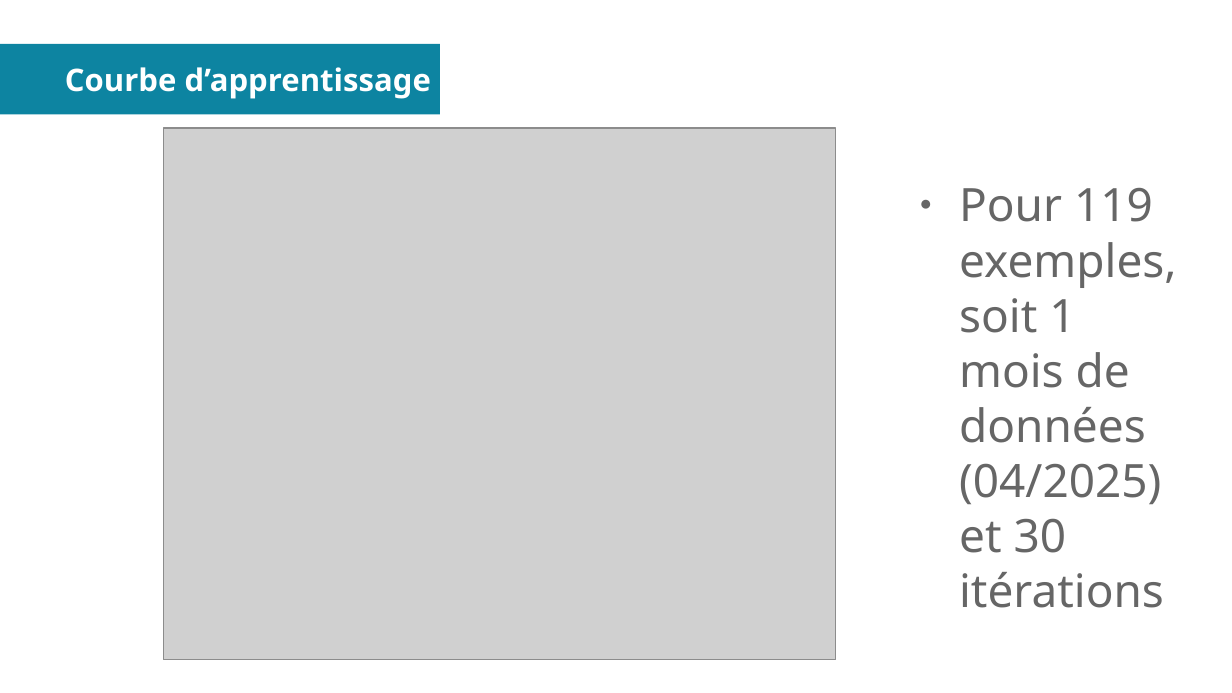
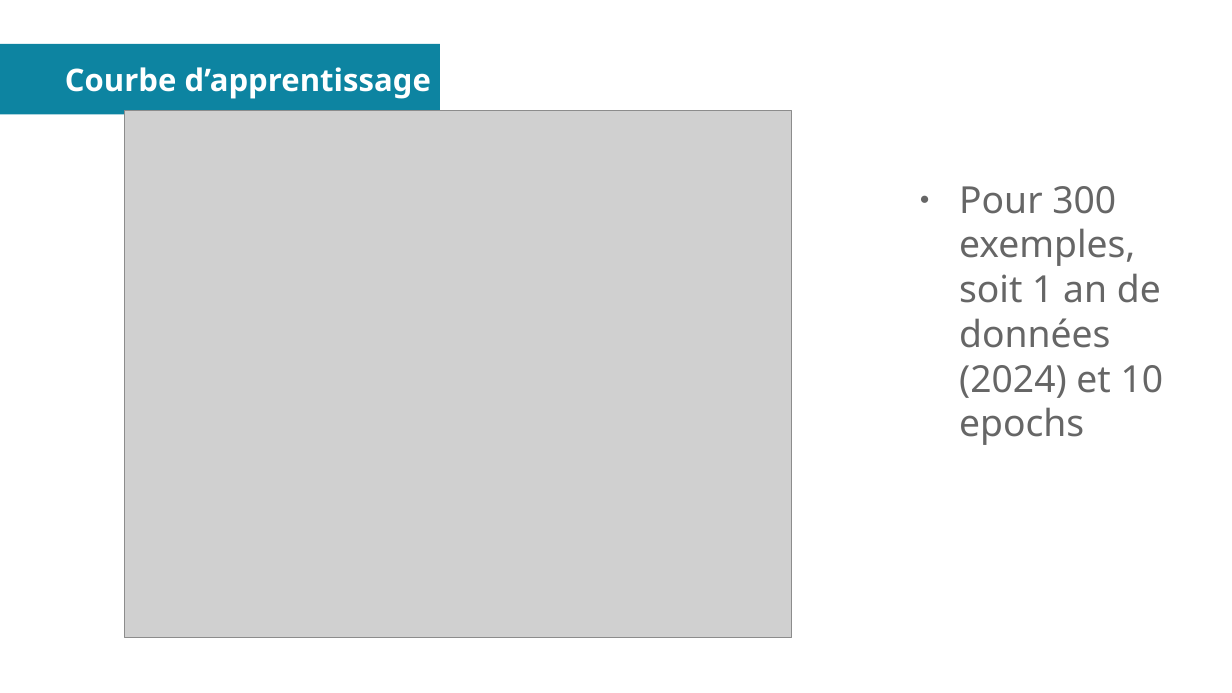
Before and after one commit to ngasnier/PIFOCast, a slide deck: slide 13 of doc/presentation fr.odp. Drawn at 1232x693 pixels with LibreOffice and Linux fonts; fonts in the diff are those of the drawing; grey boxes stand for pictures. Boxes give left, top, right and bottom in pixels: in the first picture for what was removed or moved away, otherwise in the second. Text is boxed around its words. In the diff, an @@ line names an element or a change of style, - is before the commit and + after.

```diff
--- a/doc/presentation fr.odp
+++ b/doc/presentation fr.odp
@@ picture: place and size @@
-picture at bbox=[163, 129, 836, 661]
+picture at bbox=[125, 111, 793, 638]
@@ text at bbox=[959, 186, 1164, 445]: text changed; size 29.6 to 24 pt @@
-● Pour 119 exemples, soit 1 mois de données (04/2025) et 30 itérations
+● Pour 300 exemples, soit 1 an de données (2024) et 10 epochs
```
Also in this commit, not shown: 1 other slide changed, 22 other files.
